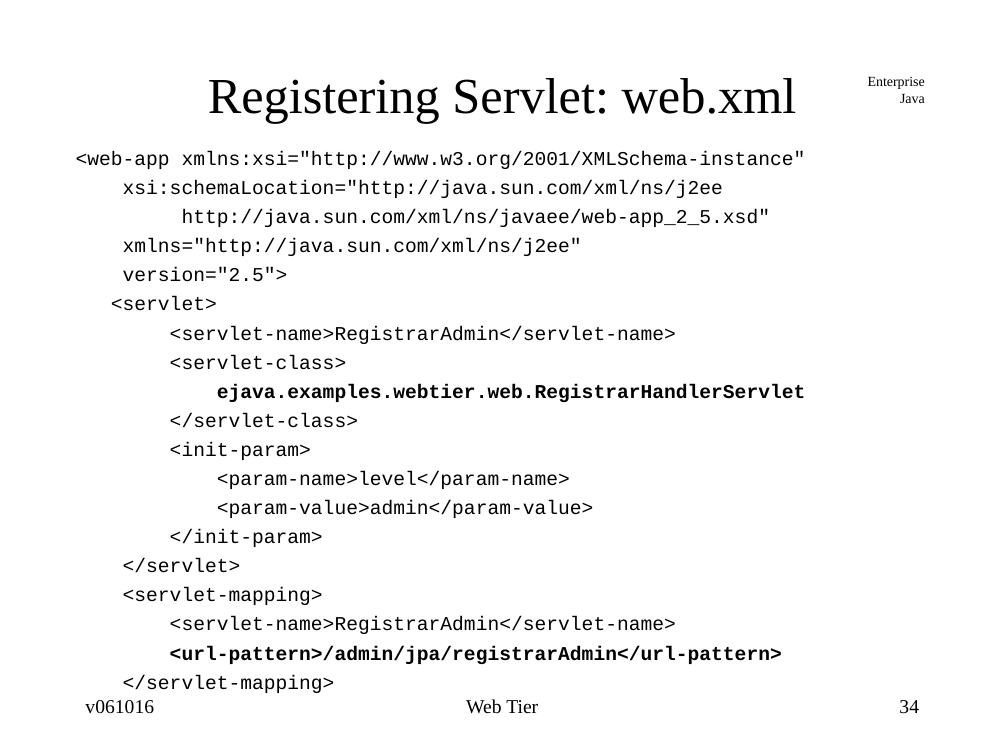
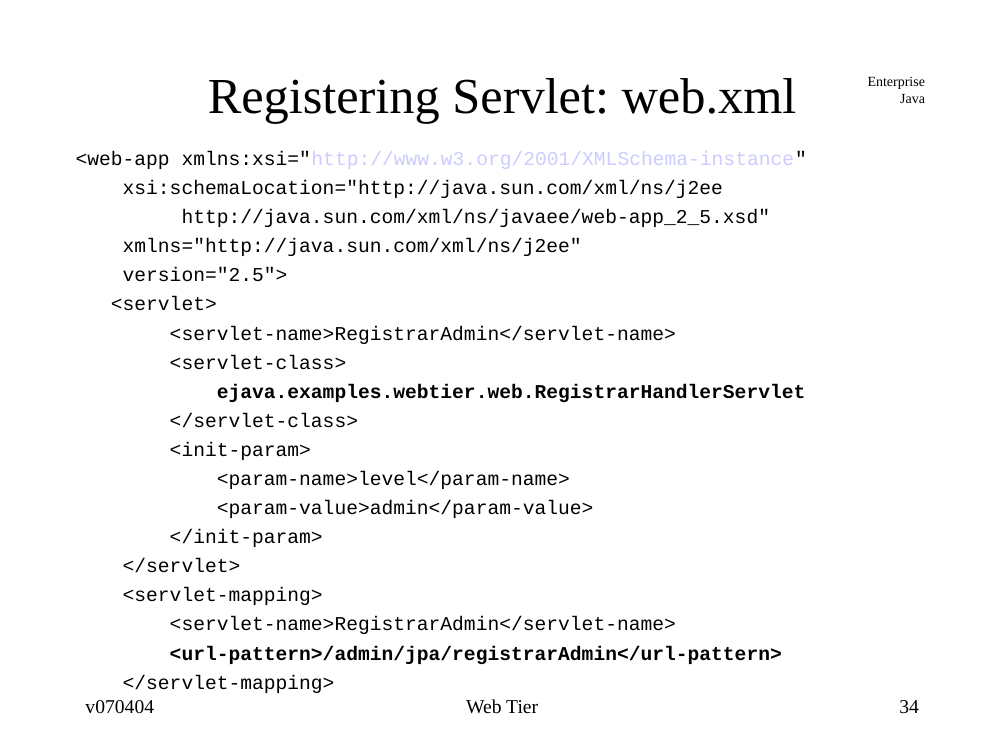
Before and after one commit to jcstaff/ejava-javaee, a slide deck: slide 34 of webtier/src/site/resources/lectures/webTier.ppt. Drawn at 1008x756 pixels with LibreOffice and Linux fonts; fonts in the diff are those of the drawing. Boxes give left, top, right and bottom in pixels: in the first picture for what was removed or moved away, otherwise in the second. Text is boxed around its words. In the diff, an @@ line names an element or a change of style, - is before the commit and + after.

```diff
--- a/webtier/src/site/resources/lectures/webTier.ppt
+++ b/webtier/src/site/resources/lectures/webTier.ppt
@@ text at (76, 151, 807, 169): text colour #000000 to #CCCCFF in "xmlns:xsi="http://www.w3.org/2001/XMLSchema-instance"" @@
@@ text at (85, 700, 154, 714): text changed @@
-v061016
+v070404
```
Also in this commit, not shown: 48 other slides changed, 2 slides added, 1 slide removed, 14 other files.
